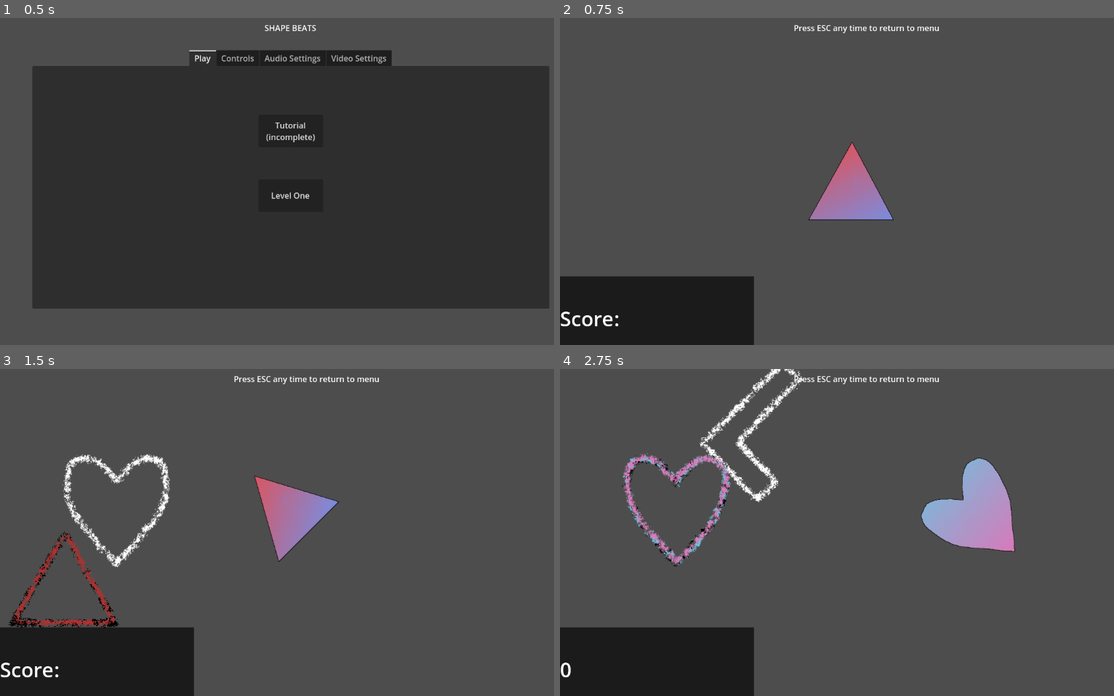
Above: before the commit, frames 1-4 (two rows, left to right).
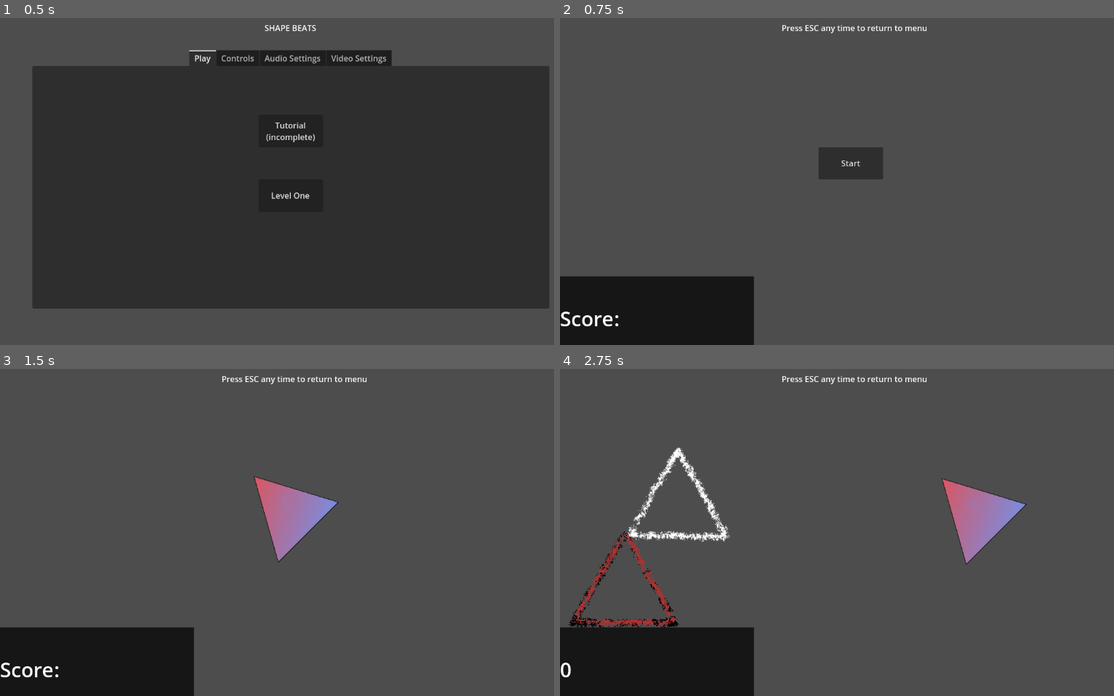
Above: after the commit, the same moments.

Repository: SucellosMusic/first-rhythm-game
Game: Godot game, scene res://Scenes/Menus/main_menu.tscn
Two runs of this game, one before a commit and one after it. Both use one fixed random seed, a clock stepped at 60 frames per second and the inputs below.
Inputs (mouse positions are in pixels of both pictures, inside the frame that each line leads up to):
- Up to frame 1 (0.5 s): no input
- Up to frame 2 (0.75 s): click "Level One" at 0.5 s
- Up to frame 3 (1.5 s): click (288, 512) at 1.25 s, where only the run after the commit has a clickable "Start"
- Up to frame 4 (2.75 s): tap Enter at 2 s; move the mouse to (981, 516) at 2.02 s; tap S (Input Shape) at 2.1 s

Frame 1 is identical in both runs. In frame 2, 2.8% of the frame differs, in the area x 40-69%, y 2-62%; in frame 3, 2.6%; in frame 4, 7.9%, in the area x 1-85%, y 0-80%.

Commit message:
Audio Sequences Fixed
setup incrementing value and branching for audio sequences

Diff:
--- a/Scenes/Levels/Levels.gd
+++ b/Scenes/Levels/Levels.gd
@@ -4,7 +4,9 @@
 @onready var sequencer = $Sequencer
 
 #audio sequences
-@onready var audioPlayers : Array[Node] = $Music.get_children()
+@onready var audio = $Music
+@onready var audioPlayers = audio.get_children()
+@onready var audioCount = audio.get_child_count()
 
 #shapes
 @onready var shapes = $"Assigned Shapes".get_children()
@@ -20,6 +22,9 @@
 var altRecCollision : Array[Area2D] = []
 
 #time
+@onready var songTimer : Timer = $"Music Timer"
+@export var songLength : float;
+var songIndex : int = 0
 @onready var syncToStart : float = AudioServer.get_time_to_next_mix()
 @export var bpm : float;
 @onready var beatTimer : Timer = $Beats
@@ -50,8 +55,11 @@
 var prevAltRec;
 var prevAltHint;
 
+#misc
+@onready var startButton : Button = $"Start Button"
+var sequenceStarted : bool = false
+
 func _ready() -> void:
-	Input.set_mouse_mode(Input.MOUSE_MODE_HIDDEN)
 	for s in shapes:
 		s.position = shapeSTORAGE
 		shapePerf.append(s.get_child(1))
@@ -74,22 +82,34 @@
 	sequencer.initialize_sequencer()
 	sequencer.initialize_positions()
 
+func _on_start_button_pressed() -> void:
+	audioPlayers[songIndex].play()
+	songTimer.start(syncToStart + songLength)
 	beatTimer.start(syncToStart + beatOffset)
-
-func _unhandled_input(event: InputEvent) -> void:
-	if event is InputEventKey:
-		if event.pressed and event.keycode == KEY_ESCAPE:
-			Input.set_mouse_mode(Input.MOUSE_MODE_VISIBLE)
-			get_tree().change_scene_to_file("res://Scenes/Menus/main_menu.tscn")
+	sequenceStarted = true
+	Input.set_mouse_mode(Input.MOUSE_MODE_HIDDEN)
+	startButton.disabled = true
+	startButton.visible = false
+
+func _on_music_timer_timeout() -> void:
+	audioPlayers[songIndex].play()
 
 func _on_beats_timeout() -> void:
 	beatTimer.start(beat * sequencer.nextBeat)
 	takeScore = true
 	if selectOption:
 		if optionB:
+			if songIndex == audioCount -1:
+				songIndex = 1
+			else:
+				songIndex += 2
 			sequencer.go_to_option_B()
 			optionB = false
 		else:
+			if songIndex == audioCount -1:
+				songIndex = 0
+			else:
+				songIndex += 1
 			sequencer.go_to_option_A()
 		selectOption = false
 
@@ -151,10 +171,9 @@
 		prevHint = hints[sequencer.hintShape]
 		prevShape = shapes[sequencer.recShape]
 
-
-
 func _process(_delta: float) -> void:
-	shapes[sequencer.recShape].position = get_global_mouse_position()
+	if sequenceStarted:
+		shapes[sequencer.recShape].position = get_global_mouse_position()
 
 	if Input.is_action_just_pressed("Input Shape"):
 		get_total_score()
@@ -195,3 +214,9 @@
 		elif beatTimer.time_left > .6 && beatTimer.time_left < 1:
 			return 1
 	return 0
+
+func _unhandled_input(event: InputEvent) -> void:
+	if event is InputEventKey:
+		if event.pressed and event.keycode == KEY_ESCAPE:
+			Input.set_mouse_mode(Input.MOUSE_MODE_VISIBLE)
+			get_tree().change_scene_to_file("res://Scenes/Menus/main_menu.tscn")
--- a/Scenes/Levels/level_1.tscn
+++ b/Scenes/Levels/level_1.tscn
@@ -13,6 +13,7 @@
 [ext_resource type="PackedScene" uid="uid://cm3ai6n5wd26p" path="res://Scenes/Sequences/sequenceD.tscn" id="11_lhrob"]
 [ext_resource type="PackedScene" uid="uid://c7bl7wpg233dn" path="res://Scenes/Sequences/sequenceE.tscn" id="12_61go8"]
 [ext_resource type="AudioStream" uid="uid://dr56g236sgrt7" path="res://Audio/Shape Beats_Level One_SectionA_One.wav" id="13_b7low"]
+[ext_resource type="PackedScene" uid="uid://dl2enca3r1d2n" path="res://Scenes/Sequences/sequenceF.tscn" id="13_v4d05"]
 [ext_resource type="AudioStream" uid="uid://8rtfcrn2a2ja" path="res://Audio/Shape Beats_Level One_SectionA_Two.wav" id="14_agxh7"]
 [ext_resource type="AudioStream" uid="uid://daqi0ilydttx3" path="res://Audio/Shape Beats_Level One_SectionB_One.wav" id="15_g1t2h"]
 [ext_resource type="AudioStream" uid="uid://8fpw0xq5emhw" path="res://Audio/Shape Beats_Level One_SectionB_Two.wav" id="16_rgn55"]
@@ -21,12 +22,16 @@
 
 [node name="Level 1" type="Node2D"]
 script = ExtResource("1_s7wna")
+songLength = 41.739
 bpm = 92.0
 beatOffset = 0.75
 
 [node name="Beats" type="Timer" parent="."]
 
+[node name="Music Timer" type="Timer" parent="."]
+
 [node name="Assigned Shapes" parent="." instance=ExtResource("1_23prg")]
+position = Vector2(0, 0)
 
 [node name="Hints" parent="." instance=ExtResource("2_qll7g")]
 
@@ -44,14 +49,14 @@
 script = ExtResource("7_p44fw")
 
 [node name="SequenceA" parent="Sequencer" instance=ExtResource("7_i1218")]
-receiverPattern = Array[int]([0, 1, 2, 3, 4, 5, 6])
-receiverOrientation = Array[int]([0, 0, 45, 0, 0, 0, 0])
-nextBeat = Array[float]([2.0, 2.0, 2.0, 2.0, 2.0, 2.0, 2.0])
+receiverPattern = Array[int]([0, 0, 0, 0, 0, 0, 0, 0, 0, 0, 0, 0, 0, 0, 0, 0, 0, 0, 0, 0, 0, 0, 0, 0, 0, 0, 0, 0, 0, 0, 0])
+receiverOrientation = Array[int]([0, 0, 0, 0, 0, 0, 0, 0, 0, 0, 0, 0, 0, 0, 0, 0, 0, 0, 0, 0, 0, 0, 0, 0, 0, 0, 0, 0, 0, 0, 0])
+nextBeat = Array[float]([2.0, 2.0, 2.0, 2.0, 2.0, 2.0, 2.0, 2.0, 2.0, 2.0, 2.0, 2.0, 2.0, 2.0, 2.0, 2.0, 2.0, 2.0, 2.0, 2.0, 2.0, 2.0, 2.0, 2.0, 2.0, 2.0, 2.0, 2.0, 2.0, 2.0, 2.0])
 
 [node name="SequenceB" parent="Sequencer" instance=ExtResource("9_tq3wd")]
-receiverPattern = Array[int]([1, 3, 5, 2, 4, 6, 0])
-receiverOrientation = Array[int]([0, 0, 0, 0, 0, 0, 0])
-nextBeat = Array[float]([2.0, 2.0, 2.0, 2.0, 2.0, 2.0, 2.0])
+receiverPattern = Array[int]([1, 1, 1, 1, 1, 1, 1, 1, 1, 1, 1, 1, 1, 1, 1, 1, 1, 1, 1, 1, 1, 1, 1, 1, 1, 1, 1, 1, 1, 1, 1, 2])
+receiverOrientation = Array[int]([0, 0, 0, 0, 0, 0, 0, 0, 0, 0, 0, 0, 0, 0, 0, 0, 0, 0, 0, 0, 0, 0, 0, 0, 0, 0, 0, 0, 0, 0, 0, 0])
+nextBeat = Array[float]([2.0, 2.0, 2.0, 2.0, 2.0, 2.0, 2.0, 2.0, 2.0, 2.0, 2.0, 2.0, 2.0, 2.0, 2.0, 2.0, 2.0, 2.0, 2.0, 2.0, 2.0, 2.0, 2.0, 2.0, 2.0, 2.0, 2.0, 2.0, 2.0, 2.0, 2.0, 2.0])
 
 [node name="SequenceC" parent="Sequencer" instance=ExtResource("10_1c17x")]
 receiverPattern = Array[int]([5, 6, 4, 3, 2, 1, 0])
@@ -68,9 +73,11 @@
 receiverOrientation = Array[int]([0, 0, 0, 0, 0, 0, 0])
 nextBeat = Array[float]([2.0, 2.0, 2.0, 2.0, 2.0, 2.0, 2.0])
 
+[node name="SequenceF" parent="Sequencer" instance=ExtResource("13_v4d05")]
+
 [node name="Exit Instruction" type="Label" parent="."]
-offset_left = 448.0
-offset_right = 768.0
+offset_left = 424.0
+offset_right = 744.0
 offset_bottom = 40.0
 text = "Press ESC any time to return to menu"
 horizontal_alignment = 1
@@ -96,4 +103,13 @@
 [node name="SectionC_Two" type="AudioStreamPlayer" parent="Music"]
 stream = ExtResource("18_0d383")
 
+[node name="Start Button" type="Button" parent="."]
+offset_left = 512.0
+offset_top = 256.0
+offset_right = 640.0
+offset_bottom = 320.0
+text = "Start"
+
 [connection signal="timeout" from="Beats" to="." method="_on_beats_timeout"]
+[connection signal="timeout" from="Music Timer" to="." method="_on_music_timer_timeout"]
+[connection signal="pressed" from="Start Button" to="." method="_on_start_button_pressed"]
--- /dev/null
+++ b/Scenes/Sequences/sequenceF.tscn
@@ -0,0 +1,31 @@
+[gd_scene load_steps=3 format=3 uid="uid://dl2enca3r1d2n"]
+
+[ext_resource type="Script" path="res://Scenes/Sequences/sequences.gd" id="1_ip1p5"]
+
+[sub_resource type="Curve2D" id="Curve2D_xmpew"]
+_data = {
+"points": PackedVector2Array(0, 0, 0, 0, 1024, 328, 0, 0, 0, 0, 768, 512, 0, 0, 0, 0, 384, 128, 0, 0, 0, 0, 128, 320, 0, 0, 0, 0, 384, 448, 0, 0, 0, 0, 768, 128, 0, 0, 0, 0, 1024, 312)
+}
+point_count = 7
+
+[node name="SequenceE" type="Node"]
+script = ExtResource("1_ip1p5")
+incrementValue = 200
+hintStart = 200
+
+[node name="Path2D" type="Path2D" parent="."]
+curve = SubResource("Curve2D_xmpew")
+
+[node name="Receiver Position Setter" type="PathFollow2D" parent="Path2D"]
+position = Vector2(1024, 328)
+rotates = false
+
+[node name="Hint Position Setter" type="PathFollow2D" parent="Path2D"]
+position = Vector2(1024, 328)
+rotates = false
+
+[node name="ColorRect" type="ColorRect" parent="."]
+offset_top = 512.0
+offset_right = 384.0
+offset_bottom = 648.0
+color = Color(0, 0, 0, 0.184314)
Not shown: 1 places in Scenes/Levels/level_1.tscn that only renumber resources
